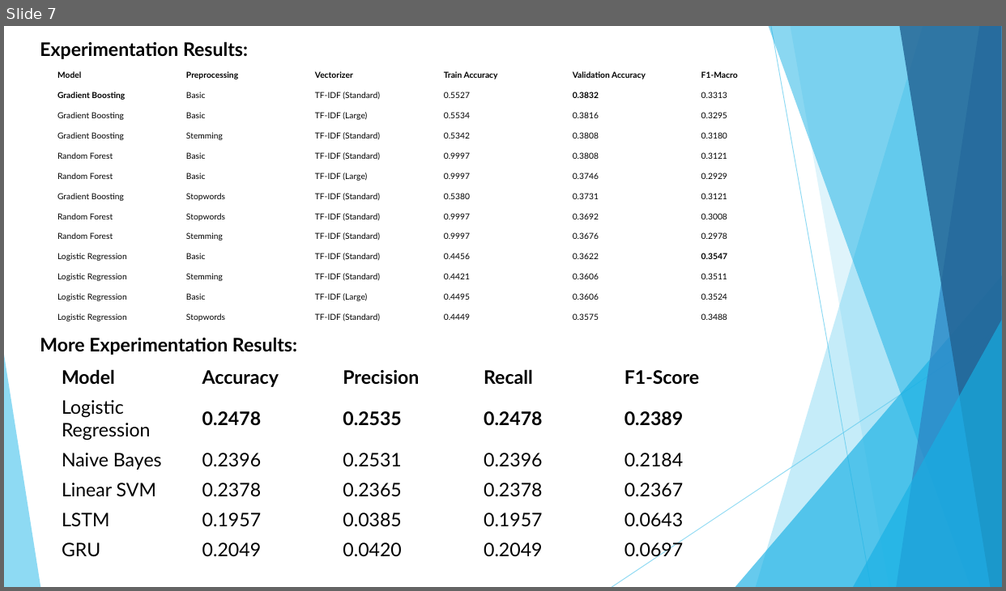
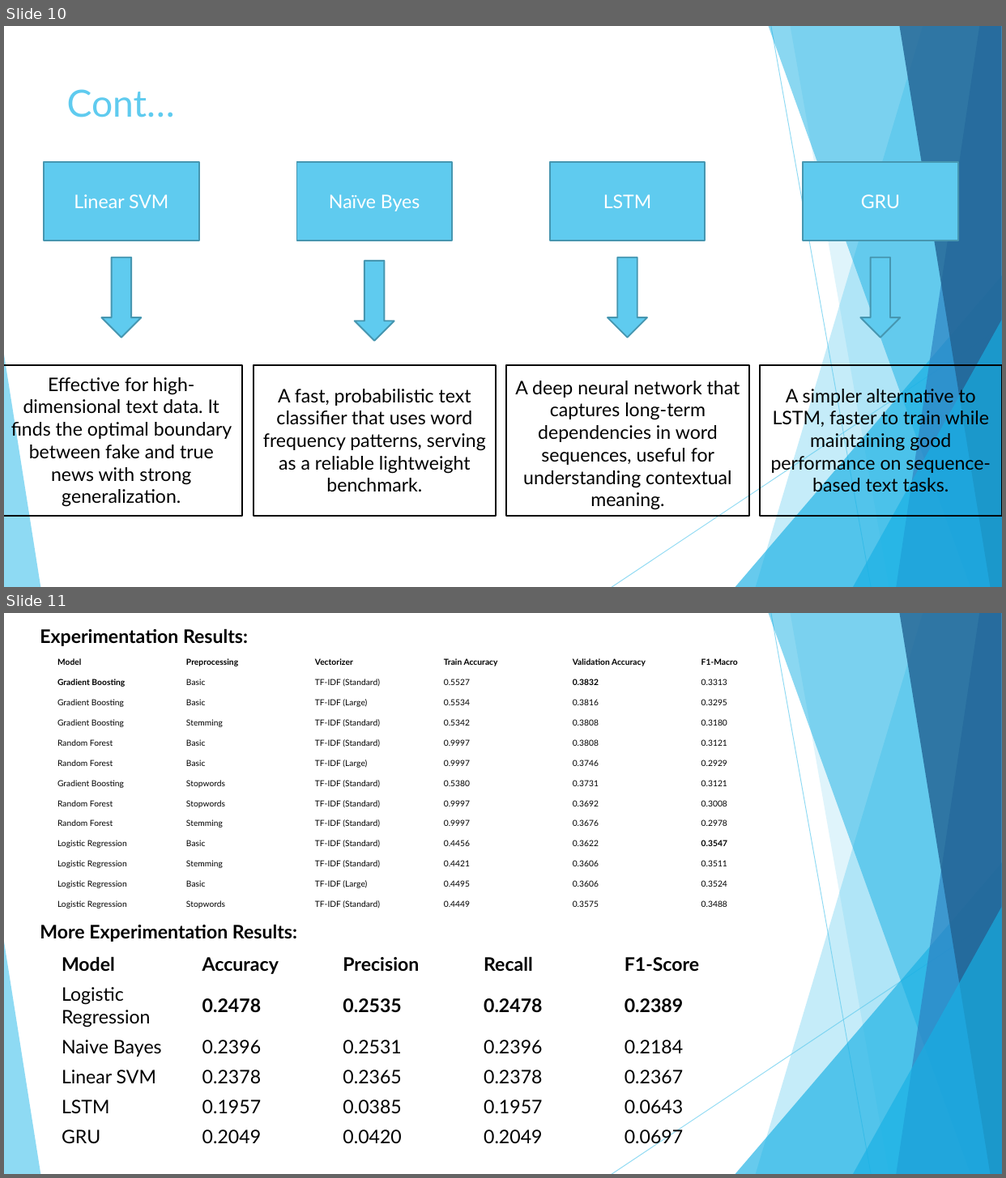
Before and after one commit to MohammedRaghib/Capstone-Project-ML2, a slide deck: Imposter.pptx. Shown one above the other, each under a label of ours: slide 7 before the commit, slides 10 and 11 after it. The pictures are 1006x591 and 1006x1178 pixels, drawn with LibreOffice and Linux fonts; fonts in the diff are those of the drawing. Boxes give left, top, right and bottom in pixels: in the first picture for what was removed or moved away, otherwise in the second. Text is boxed around its words. In the diff, an @@ line names an element or a change of style, - is before the commit and + after.

Commit message:
Presentation changes

```diff
--- a/Imposter.pptx
+++ b/Imposter.pptx
@@ slide 10 added at box(4, 26, 1002, 587), background #FFFFFF; not listed: 10 template elements that a slide beside it also shows @@
@@ title added at box(67, 89, 175, 118), 36 pt, text #5FCBEF @@
+Cont…
@@ rectangle added at box(44, 161, 198, 240), fill #5FCBEF, outline #4696B1 1.5 pt, 18 pt, text #FFFFFF @@
+Linear SVM
@@ rectangle added at box(296, 161, 452, 240), fill #5FCBEF, outline #4696B1 1.5 pt, 18 pt, text #FFFFFF @@
+Naïve Byes
@@ rectangle added at box(550, 161, 705, 240), fill #5FCBEF, outline #4696B1 1.5 pt, 18 pt, text #FFFFFF @@
+LSTM
@@ rectangle added at box(803, 161, 957, 240), fill #5FCBEF, outline #4696B1 1.5 pt, 18 pt, text #FFFFFF @@
+GRU
@@ down arrow added at box(101, 258, 141, 337), fill #5FCBEF, outline #4696B1 1.5 pt @@
@@ down arrow added at box(355, 261, 394, 341), fill #5FCBEF, outline #4696B1 1.5 pt @@
@@ down arrow added at box(607, 258, 647, 337), fill #5FCBEF, outline #4696B1 1.5 pt @@
@@ down arrow added at box(860, 258, 900, 337), fill #5FCBEF, outline #4696B1 1.5 pt @@
@@ rectangle added at box(4, 366, 243, 516), outline #000000 1.5 pt @@
@@ text added at box(11, 378, 232, 507), 18 pt, text #000000 @@
+Effective for high-dimensional text data. It finds the optimal boundary between fake and true news with strong generalization.
@@ rectangle added at box(253, 366, 496, 516), outline #000000 1.5 pt @@
@@ text added at box(263, 389, 486, 492), 18 pt, text #000000 @@
+A fast, probabilistic text classifier that uses word frequency patterns, serving as a reliable lightweight benchmark.
@@ rectangle added at box(506, 366, 749, 516), outline #000000 1.5 pt @@
@@ text added at box(515, 381, 740, 510), 18 pt, text #000000 @@
+A deep neural network that captures long-term dependencies in word sequences, useful for understanding contextual meaning.
@@ rectangle added at box(760, 366, 1002, 516), outline #000000 1.5 pt @@
@@ text added at box(771, 386, 991, 497), 18 pt, text #000000 @@
+A simpler alternative to LSTM, faster to train while maintaining good performance on sequence-based text tasks.
@@ what was slide 7 is now slide 11 @@
```
Also in this commit, not shown: 5 other slides added, 1 slide removed.
